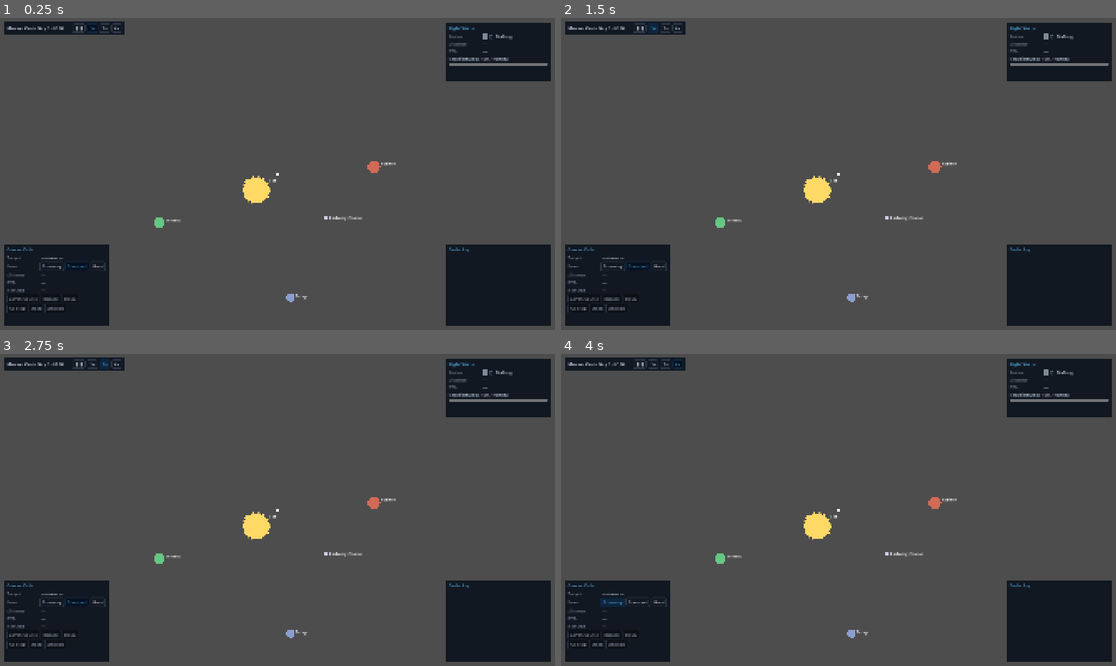
Above: before the commit, frames 1-4 (two rows, left to right).
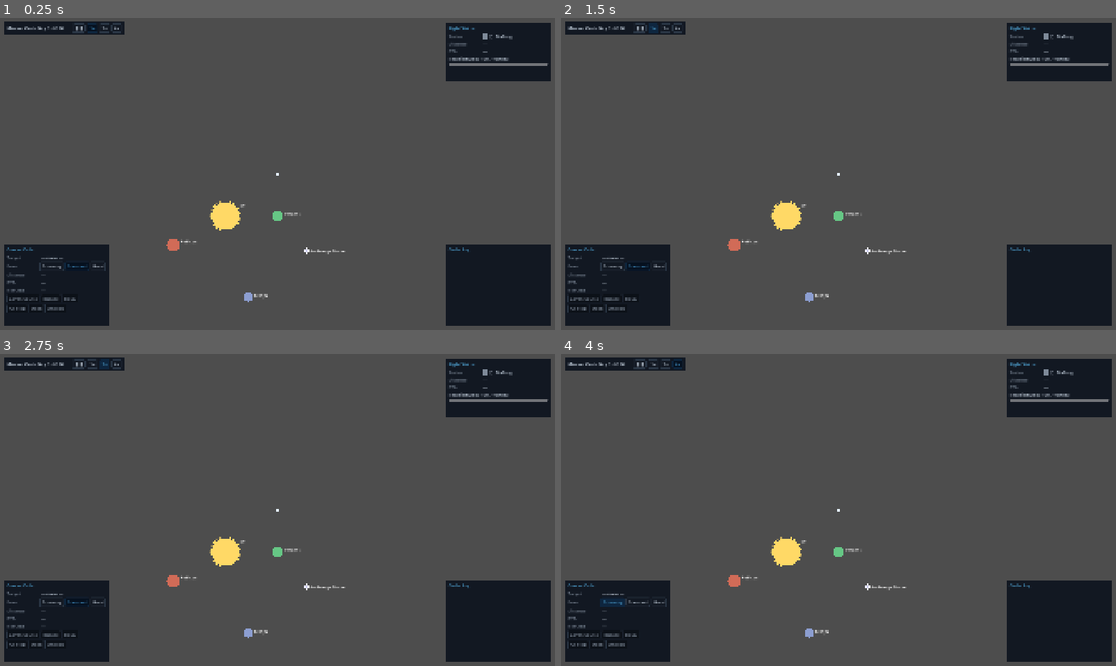
Above: after the commit, the same moments.

Repository: AndrewDrinkwater/farhorizon
Game: Godot game, scene res://src/ui/shell/main.tscn
Two runs of this game, one before a commit and one after it. Both use one fixed random seed, a clock stepped at 60 frames per second and the inputs below.
Inputs:
- Up to frame 1 (0.25 s): no input
- Up to frame 2 (1.5 s): click "❚❚" at 0.5 s; click "1×" at 1.25 s
- Up to frame 3 (2.75 s): click "2×" at 2 s
- Up to frame 4 (4 s): click "4×" at 2.75 s; click "Economy" at 3.5 s

The runs differ from the first frame. In frame 1, 1.2% of the frame differs, in the area x 27-72%, y 45-92%; in frame 2, 1.2%; in frame 3, 1.2%, in the area x 10-72%, y 3-92%; in frame 4, 1.2%.

Commit message:
Scale + pacing pass: time mapping, spacing, fuel, smooth orbit
Set the deliberate feel: SECONDS_PER_TICK=60 (1 real sec = 1 game min); re-spaced
Sol so the nearest planet is a ~3-tick standard burn; lowered RM rates for a
loose tank (5+ trips). Moved the holding orbit to smooth per-frame motion in
FlightController._process (real-time, speed-scaled) since 60s ticks make a
per-tick orbit unviable; ShipView reads position directly while holding. Camera
fit-to-system handles the new spacing. Fly-tested nearest trip = 3 ticks.

Co-Authored-By: Claude Opus 4.8 (1M context) <noreply@anthropic.com>

Diff:
--- a/resources/systems/sol.tres
+++ b/resources/systems/sol.tres
@@ -15,7 +15,7 @@
 script = ExtResource("1_a4vbc")
 id = "verdant"
 name_key = "BODY_VERDANT"
-position = Vector2(-900, 300)
+position = Vector2(450, 0)
 radius = 48.0
 tint = Color(0.4, 0.78, 0.52, 1)
 
@@ -23,7 +23,7 @@
 script = ExtResource("1_a4vbc")
 id = "rubicon"
 name_key = "BODY_RUBICON"
-position = Vector2(1100, -220)
+position = Vector2(-450, 250)
 radius = 56.0
 tint = Color(0.82, 0.42, 0.34, 1)
 
@@ -31,7 +31,7 @@
 script = ExtResource("1_a4vbc")
 id = "tethys"
 name_key = "BODY_TETHYS"
-position = Vector2(320, 1000)
+position = Vector2(200, 700)
 tint = Color(0.55, 0.62, 0.82, 1)
 
 [sub_resource type="Resource" id="Resource_fnbma"]
@@ -39,7 +39,7 @@
 id = "anchorage"
 name_key = "BODY_ANCHORAGE"
 kind = 2
-position = Vector2(650, 250)
+position = Vector2(700, 300)
 radius = 22.0
 tint = Color(0.78, 0.78, 0.92, 1)
 can_dock = true
@@ -50,4 +50,4 @@
 id = "sol"
 name_key = "SYSTEM_SOL"
 bodies = Array[ExtResource("1_a4vbc")]([SubResource("Resource_wps71"), SubResource("Resource_4bpnw"), SubResource("Resource_0i7mv"), SubResource("Resource_sqund"), SubResource("Resource_fnbma")])
-ship_start = Vector2(200, -150)
+ship_start = Vector2(450, -360)
--- a/src/autoload/sim_clock.gd
+++ b/src/autoload/sim_clock.gd
@@ -13,8 +13,9 @@
 ## input actions (ADR 0011). The one allowed auto-pause is on OS window-focus
 ## loss, gated by ConfigManager's pause_on_focus_loss (CONVENTIONS.md).
 
-## Real seconds per tick at 1x speed (tuning constant, not logic).
-const SECONDS_PER_TICK: float = 2.0
+## Real seconds per tick at 1x speed (tuning constant, not logic). One tick = one
+## in-game hour, so 60 real s/tick means 1 real second = 1 in-game minute at 1x.
+const SECONDS_PER_TICK: float = 60.0
 
 ## Allowed speed multipliers exposed at the Helm/shell (0 = paused).
 const SPEEDS: Array[float] = [0.0, 1.0, 2.0, 4.0]
--- a/src/core/flight_math.gd
+++ b/src/core/flight_math.gd
@@ -21,11 +21,12 @@
 	Burn.HARD: 240.0,
 }
 
-## Reaction mass (RM) spent per world unit travelled.
+## Reaction mass (RM) spent per world unit travelled. Tuned for a "loose" tank
+## (~5+ typical trips before refuelling) against the Sol spacing + 100 RM tank.
 const _RM_PER_WU: Dictionary = {
-	Burn.ECONOMY: 0.020,
-	Burn.STANDARD: 0.035,
-	Burn.HARD: 0.060,
+	Burn.ECONOMY: 0.012,
+	Burn.STANDARD: 0.020,
+	Burn.HARD: 0.034,
 }
 
 
--- a/src/flight/flight_controller.gd
+++ b/src/flight/flight_controller.gd
@@ -11,8 +11,9 @@
 ##
 ## NOT an autoload (six only) — a plain system node placed in the scene.
 
-## SimClock ticks for one full holding orbit (tuning). One orbit per in-game day.
-const HOLDING_ORBIT_TICKS: int = 24
+## Real seconds for one full holding orbit at 1x (tuning, cosmetic). Per-frame so
+## it stays smooth and visible regardless of SECONDS_PER_TICK.
+const ORBIT_PERIOD_SECONDS: float = 30.0
 
 var _state: int = FlightCore.State.IDLE
 
@@ -161,10 +162,19 @@
 
 # --- Execution (one step per SimClock tick) ---
 
+## Smooth holding orbit, advanced per-frame (not on ticks) so it stays visible at
+## the coarse tick rate; sim-speed scaled, so it freezes when paused.
+func _process(delta: float) -> void:
+	if GameState.ship.location != Travel.Location.HOLDING:
+		return
+	var seconds := delta * SimClock.get_speed()
+	if seconds > 0.0:
+		_advance_holding_orbit(seconds)
+
+
 func _on_sim_tick(_tick: int) -> void:
-	# Holding = orbiting: advance the ship around the body's holding ring.
+	# Holding orbit is handled per-frame in _process, not on ticks.
 	if GameState.ship.location == Travel.Location.HOLDING:
-		_advance_holding_orbit()
 		return
 
 	var order: Dictionary = GameState.ship.current_order
@@ -216,13 +226,14 @@
 	_notify_context()
 
 
-## One orbit step around the holding body (authoritative; the view interpolates).
-func _advance_holding_orbit() -> void:
+## Advance the holding orbit by `seconds` of (speed-scaled) time. Authoritative —
+## the rendered position follows it directly while holding (ShipView).
+func _advance_holding_orbit(seconds: float) -> void:
 	var body := _resolve_body(GameState.ship.location_body_id)
 	if body == null:
 		return
 	GameState.ship.orbit_angle = wrapf(
-		GameState.ship.orbit_angle + TAU / float(HOLDING_ORBIT_TICKS), 0.0, TAU)
+		GameState.ship.orbit_angle + seconds * (TAU / ORBIT_PERIOD_SECONDS), 0.0, TAU)
 	var new_pos: Vector2 = body.position \
 		+ Vector2.from_angle(GameState.ship.orbit_angle) * Travel.holding_radius(body.radius)
 	GameState.ship.heading = (new_pos - GameState.ship.position).angle()  # tangent to the ring
--- a/src/world/ship_view.gd
+++ b/src/world/ship_view.gd
@@ -31,9 +31,19 @@
 
 
 func _process(_delta: float) -> void:
-	_to = GameState.ship.position
+	var ship: ShipState = GameState.ship
+	# Holding/docked: position is driven smoothly per-frame by the controller
+	# (the orbit), so read it directly rather than tick-interpolating.
+	if ship.location != Travel.Location.DEEP_SPACE:
+		position = ship.position
+		rotation = ship.heading
+		_from = position
+		_to = position
+		return
+	# Under way / drifting: interpolate the authoritative position between ticks.
+	_to = ship.position
 	position = _from.lerp(_to, clampf(SimClock.get_tick_fraction(), 0.0, 1.0))
-	rotation = GameState.ship.heading
+	rotation = ship.heading
 
 
 func _draw() -> void:
--- a/tests/unit/test_flight_controller.gd
+++ b/tests/unit/test_flight_controller.gd
@@ -79,9 +79,9 @@
 	var verdant := _find("verdant")
 	_fly_to("verdant", FlightMath.Burn.HARD)
 	var p1: Vector2 = GameState.ship.position
-	EventBus.sim_tick.emit(999)
+	_fc._advance_holding_orbit(2.0)  # 2 (speed-scaled) seconds of orbit
 	var p2: Vector2 = GameState.ship.position
-	assert_ne(p1, p2, "the ship moves along its orbit each tick")
+	assert_ne(p1, p2, "the ship moves along its orbit over time")
 	assert_almost_eq(p2.distance_to(verdant.position), Travel.holding_radius(verdant.radius), 0.5,
 		"orbit stays on the holding ring")
 	assert_eq(GameState.ship.location, Travel.Location.HOLDING, "still holding")
--- a/tools/build_sol_system.gd
+++ b/tools/build_sol_system.gd
@@ -12,18 +12,21 @@
 
 
 func _init() -> void:
+	# Deliberate spacing (wu): the nearest planet is ~3 standard-burn ticks
+	# (~3 in-game hours / ~3 real minutes at 1x) from the ship start; outer bodies
+	# scale up from there. Tune by feel — none of this touches logic.
 	var bodies: Array[BodyData] = []
 	bodies.append(_body("sol_star", "BODY_SOL_STAR", BodyData.Kind.STAR,
 		Vector2(0, 0), 120.0, Color(1.0, 0.85, 0.4)))
 	bodies.append(_body("verdant", "BODY_VERDANT", BodyData.Kind.PLANET,
-		Vector2(-900, 300), 48.0, Color(0.4, 0.78, 0.52)))
+		Vector2(450, 0), 48.0, Color(0.4, 0.78, 0.52)))
 	bodies.append(_body("rubicon", "BODY_RUBICON", BodyData.Kind.PLANET,
-		Vector2(1100, -220), 56.0, Color(0.82, 0.42, 0.34)))
+		Vector2(-450, 250), 56.0, Color(0.82, 0.42, 0.34)))
 	bodies.append(_body("tethys", "BODY_TETHYS", BodyData.Kind.PLANET,
-		Vector2(320, 1000), 40.0, Color(0.55, 0.62, 0.82)))
+		Vector2(200, 700), 40.0, Color(0.55, 0.62, 0.82)))
 
 	var station := _body("anchorage", "BODY_ANCHORAGE", BodyData.Kind.STATION,
-		Vector2(650, 250), 22.0, Color(0.78, 0.78, 0.92))
+		Vector2(700, 300), 22.0, Color(0.78, 0.78, 0.92))
 	station.can_dock = true
 	station.can_refuel = true
 	bodies.append(station)
@@ -32,7 +35,7 @@
 	system.id = "sol"
 	system.name_key = "SYSTEM_SOL"
 	system.bodies = bodies
-	system.ship_start = Vector2(200, -150)
+	system.ship_start = Vector2(450, -360)
 
 	var err: int = ResourceSaver.save(system, OUT_PATH)
 	if err == OK:
Not shown, changed: DEVLOG.md
